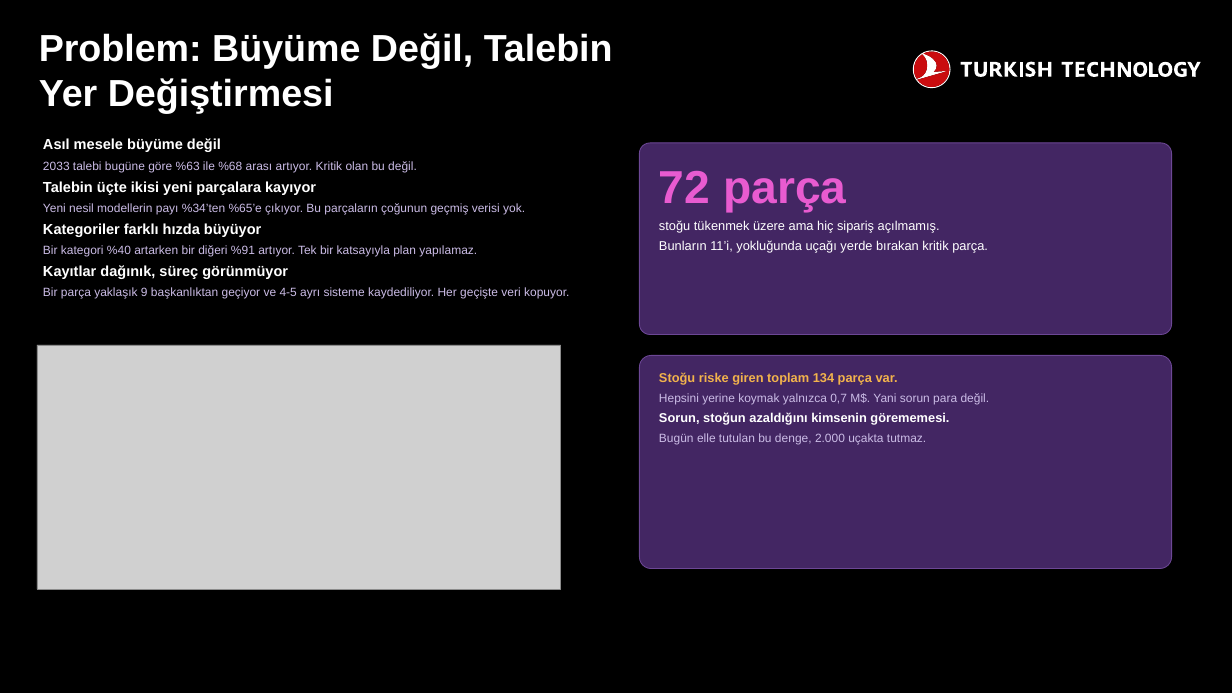
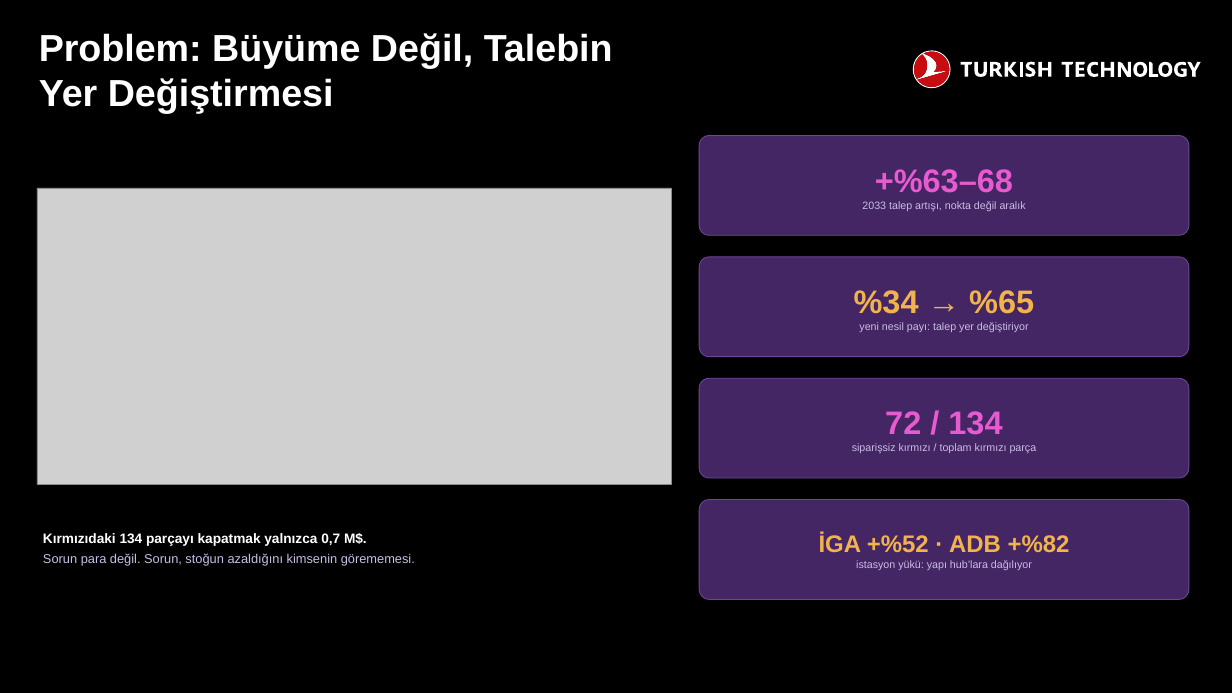
Before and after one commit to JsttB1/thy_case, a slide deck: slide 2 of sunum/Grup9_Catalyst.pptx. Drawn at 1232x693 pixels with LibreOffice and Linux fonts; fonts in the diff are those of the drawing; grey boxes stand for pictures; background and template pictures are left out. Boxes give left, top, right and bottom in pixels: in the first picture for what was removed or moved away, otherwise in the second. Text is boxed around its words. In the diff, an @@ line names an element or a change of style, - is before the commit and + after.

```diff
--- a/sunum/Grup9_Catalyst.pptx
+++ b/sunum/Grup9_Catalyst.pptx
@@ text removed at bbox=[43, 138, 569, 299] @@
-Asıl mesele büyüme değil
-2033 talebi bugüne göre %63 ile %68 arası artıyor. Kritik olan bu değil.
-Talebin üçte ikisi yeni parçalara kayıyor
-Yeni nesil modellerin payı %34’ten %65’e çıkıyor. Bu parçaların çoğunun geçmiş verisi yok.
-Kategoriler farklı hızda büyüyor
-Bir kategori %40 artarken bir diğeri %91 artıyor. Tek bir katsayıyla plan yapılamaz.
-Kayıtlar dağınık, süreç görünmüyor
-Bir parça yaklaşık 9 başkanlıktan geçiyor ve 4-5 ayrı sisteme kaydediliyor. Her geçişte veri kopuyor.
@@ rounded rectangle removed at bbox=[639, 143, 1172, 334] @@
@@ rounded rectangle added at bbox=[699, 136, 1189, 235], fill #432663, outline #6C4795 1 pt, 12.5 pt, text #CBBCE6 @@
++%63–68
+2033 talep artışı, nokta değil aralık
@@ text removed at bbox=[659, 171, 988, 253] @@
-72 parça
-stoğu tükenmek üzere ama hiç sipariş açılmamış.
-Bunların 11’i, yokluğunda uçağı yerde bırakan kritik parça.
@@ picture: place and size @@
-picture at bbox=[37, 345, 561, 590]
+picture at bbox=[37, 188, 671, 484]
@@ rounded rectangle added at bbox=[699, 257, 1189, 357], fill #432663, outline #6C4795 1 pt, 12.5 pt, text #CBBCE6 @@
+%34 → %65
+yeni nesil payı: talep yer değiştiriyor
@@ rounded rectangle removed at bbox=[639, 355, 1172, 569] @@
@@ rounded rectangle "72 / 134": place and size @@
-rounded rectangle "72 / 134" at bbox=[659, 372, 990, 444]
+rounded rectangle "72 / 134" at bbox=[699, 378, 1189, 478]
@@ rounded rectangle "72 / 134" at bbox=[699, 378, 1189, 478]: vertical alignment top to middle; fill none to #432663; outline none to #6C4795 1 pt @@
@@ text in rounded rectangle at bbox=[852, 411, 1037, 453]: text changed; size 14 to 12.5 pt @@
-Stoğu riske giren toplam 134 parça var.
-Hepsini yerine koymak yalnızca 0,7 M$. Yani sorun para değil.
-Sorun, stoğun azaldığını kimsenin görememesi.
-Bugün elle tutulan bu denge, 2.000 uçakta tutmaz.
+72 / 134
+siparişsiz kırmızı / toplam kırmızı parça
@@ rounded rectangle added at bbox=[699, 500, 1189, 599], fill #432663, outline #6C4795 1 pt, 12.5 pt, text #CBBCE6 @@
+İGA +%52 · ADB +%82
+istasyon yükü: yapı hub’lara dağılıyor
@@ text added at bbox=[43, 533, 415, 566], 15 pt, text #CBBCE6 @@
+Kırmızıdaki 134 parçayı kapatmak yalnızca 0,7 M$.
+Sorun para değil. Sorun, stoğun azaldığını kimsenin görememesi.
```
Also in this commit, not shown: 4 other slides changed, 1 slide added, 1 slide removed, 18 other files.
